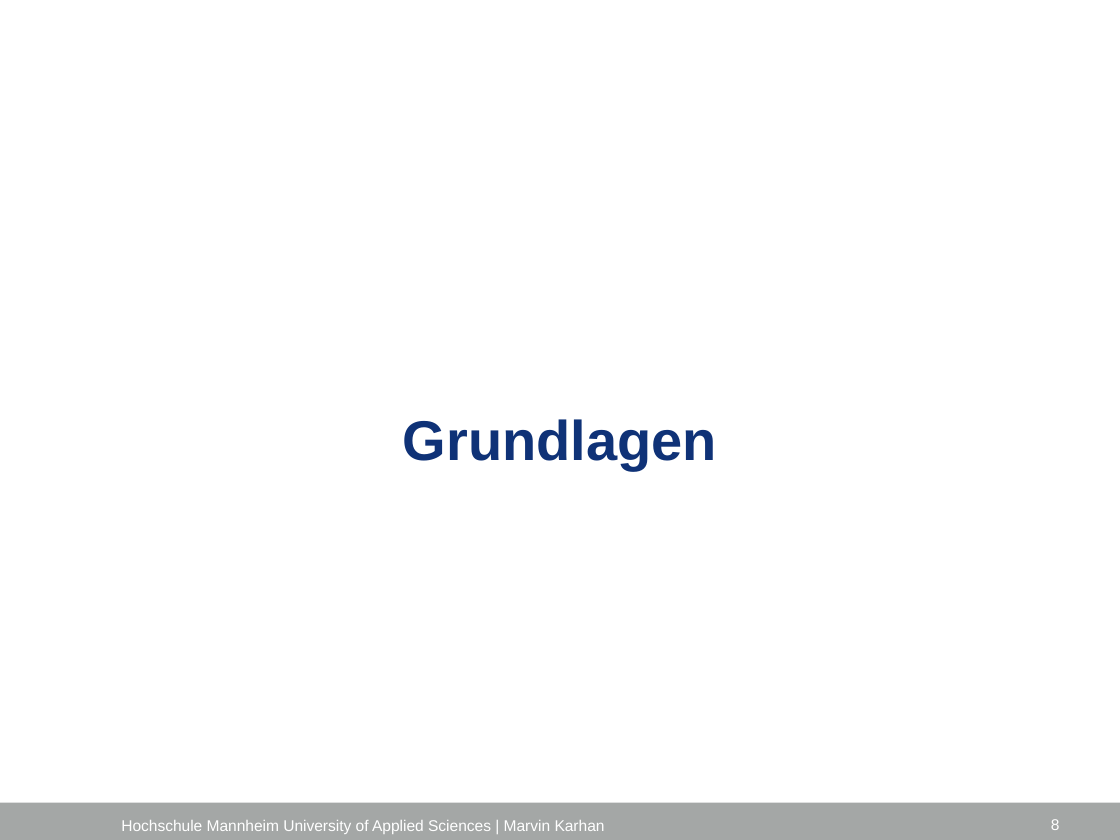
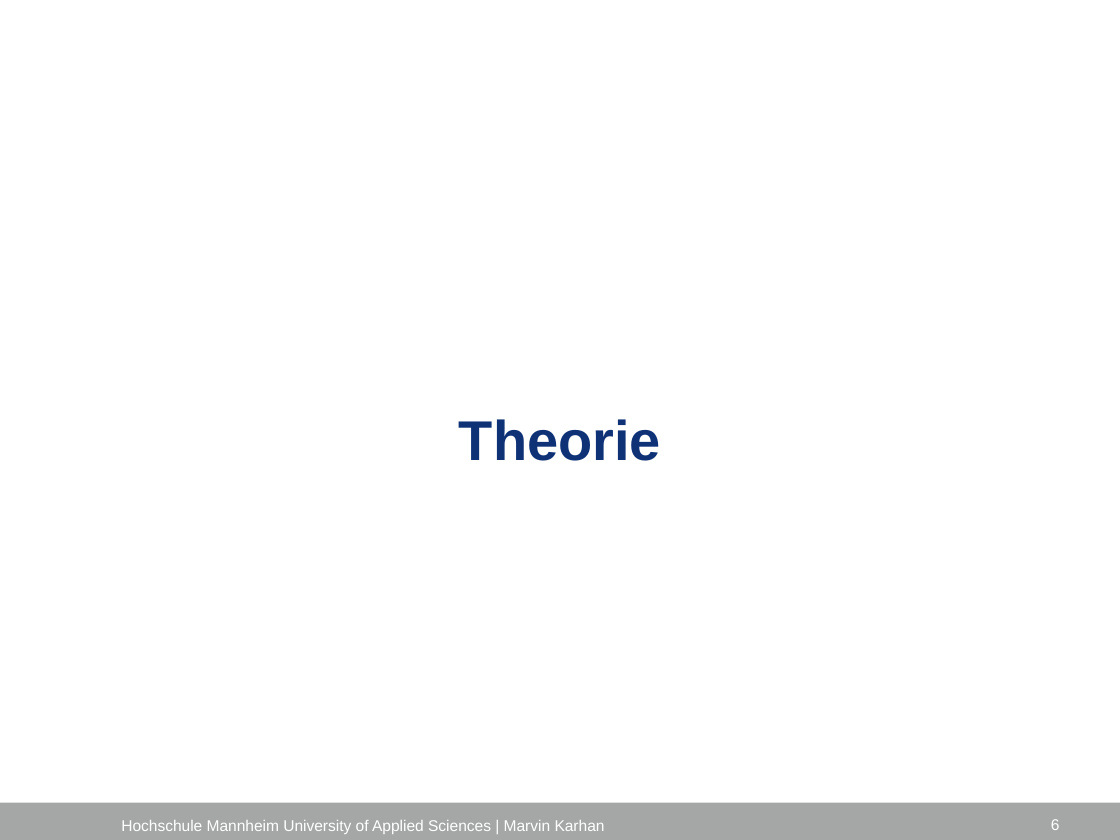
Before and after one commit to marvinkarhan/Bachelorarbeit, a slide deck: slide 6 of latex/Kolloquium/Kolloquium_Marvin_Karhan.pptx (slide 8 before the commit). Drawn at 1120x840 pixels with LibreOffice and Linux fonts; fonts in the diff are those of the drawing; background and template pictures are left out. Boxes give left, top, right and bottom in pixels: in the first picture for what was removed or moved away, otherwise in the second. Text is boxed around its words. In the diff, an @@ line names an element or a change of style, - is before the commit and + after.

```diff
--- a/latex/Kolloquium/Kolloquium_Marvin_Karhan.pptx
+++ b/latex/Kolloquium/Kolloquium_Marvin_Karhan.pptx
@@ title at <box>459,419,661,461</box>: text changed @@
-Grundlagen
+Theorie
```
Also in this commit, not shown: 7 other slides changed, 5 slides removed.
